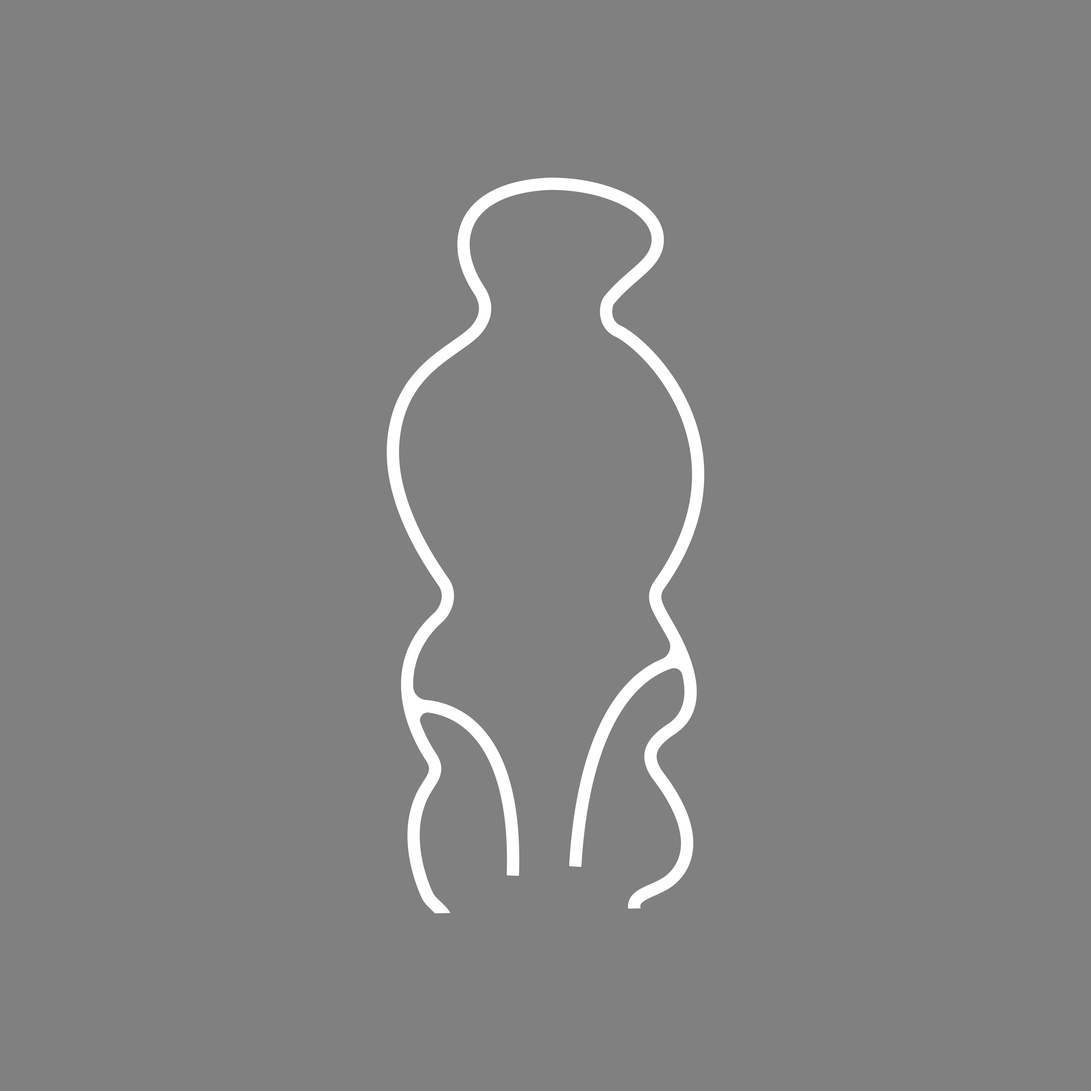
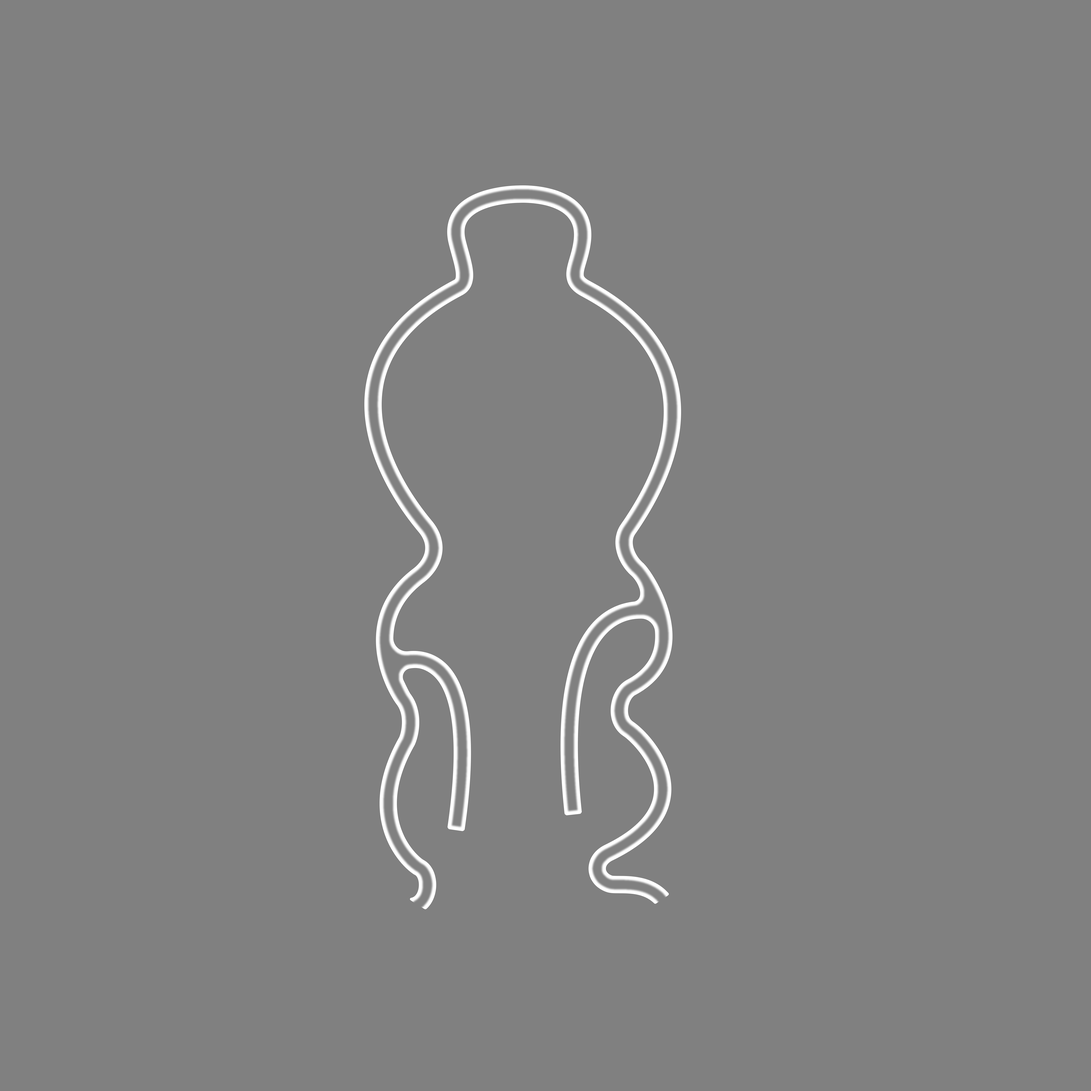
Before/after of a 1091×1091 layered artwork. What changed in the layer stack:
painted on "Vector Smart Object" over [left=364, top=177, right=705, bottom=914]
